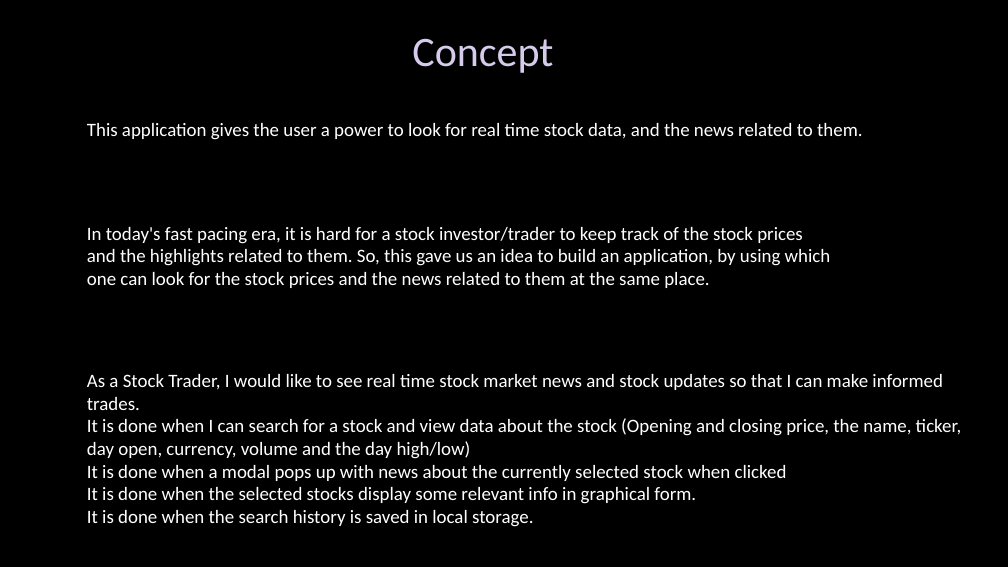
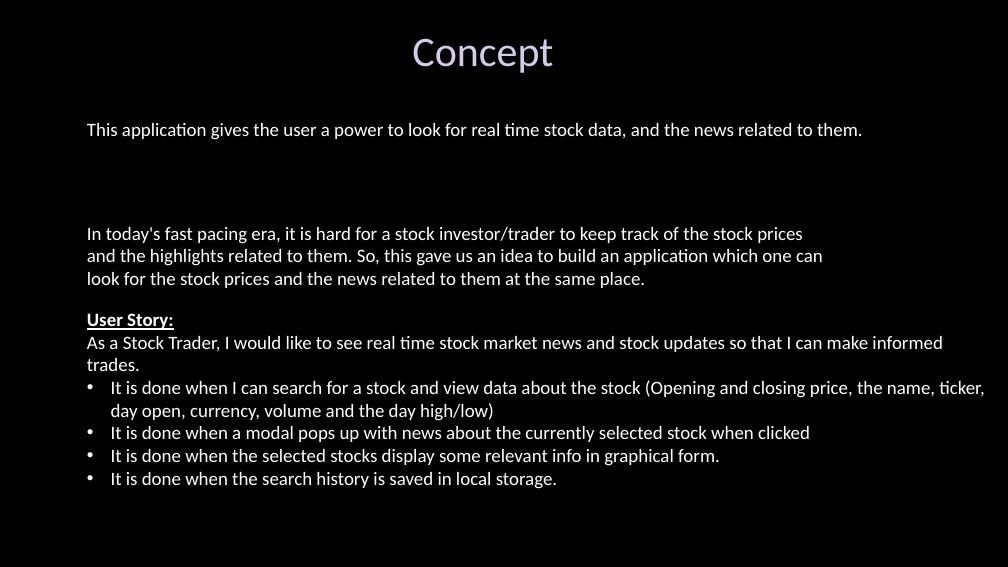
Before and after one commit to JWMedeiros/Realtime_Stock_Analysis, a slide deck: slide 2 of Real Time Stock Analysis.pptx. Drawn at 1008x567 pixels with LibreOffice and Linux fonts; fonts in the diff are those of the drawing; background and template pictures are left out. Boxes give left, top, right and bottom in pixels: in the first picture for what was removed or moved away, otherwise in the second. Text is boxed around its words. In the diff, an @@ line names an element or a change of style, - is before the commit and + after.

Commit message:
Powerpoint fixes

```diff
--- a/Real Time Stock Analysis.pptx
+++ b/Real Time Stock Analysis.pptx
@@ text at (87, 227, 823, 288): text changed @@
-In today's fast pacing era, it is hard for a stock investor/trader to keep track of the stock prices and the highlights related to them. So, this gave us an idea to build an application, by using which one can look for the stock prices and the news related to them at the same place.
+In today's fast pacing era, it is hard for a stock investor/trader to keep track of the stock prices and the highlights related to them. So, this gave us an idea to build an application which one can look for the stock prices and the news related to them at the same place.
@@ text at (87, 313, 985, 489): text changed @@
-As a Stock Trader, I would like to see real time stock market news and stock updates so that I can make informed trades.
-It is done when I can search for a stock and view data about the stock (Opening and closing price, the name, ticker, day open, currency, volume and the day high/low)
-It is done when a modal pops up with news about the currently selected stock when clicked
-It is done when the selected stocks display some relevant info in graphical form.
-It is done when the search history is saved in local storage.
+User Story:
+As a Stock Trader, I would like to see real time stock market news and stock updates so that I can make informed trades.
+• It is done when I can search for a stock and view data about the stock (Opening and closing price, the name, ticker, day open, currency, volume and the day high/low)
+• It is done when a modal pops up with news about the currently selected stock when clicked
+• It is done when the selected stocks display some relevant info in graphical form.
+• It is done when the search history is saved in local storage.
```
Also in this commit, not shown: 5 other slides changed, 2 other files.
